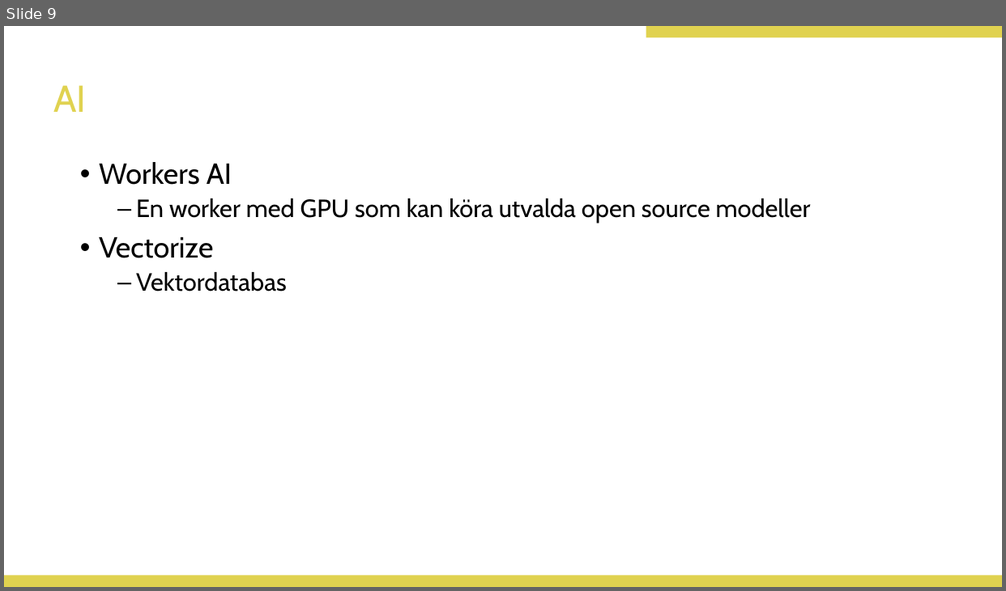
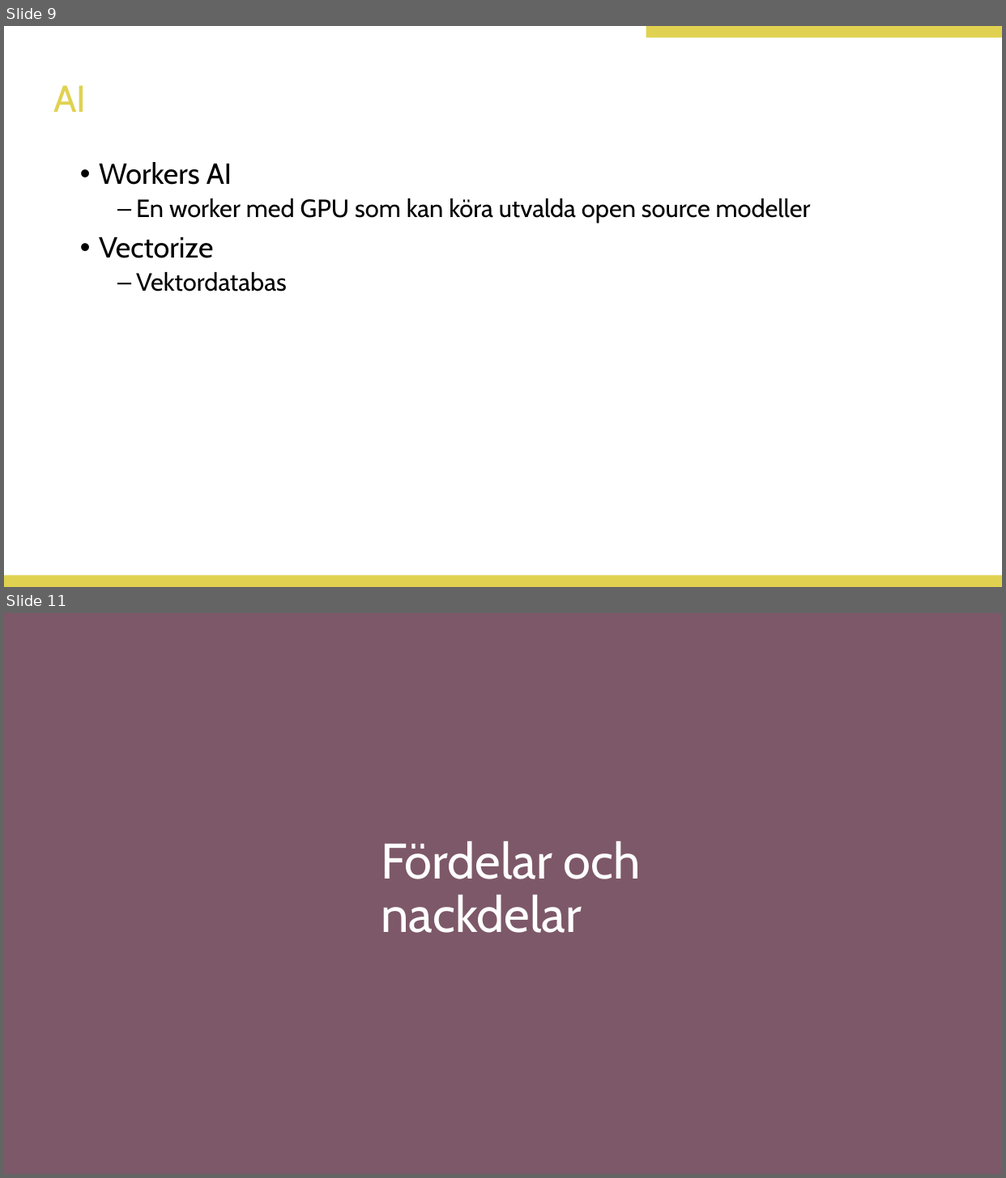
Before and after one commit to Doverstav/kitscon241, a slide deck: docs/presentation.pptx. Shown one above the other, each under a label of ours: slide 9 before the commit, slides 9 and 11 after it; the slides between them are not shown. The pictures are 1006x591 and 1006x1178 pixels, drawn with LibreOffice and Linux fonts; fonts in the diff are those of the drawing; background and template pictures are left out. Boxes give left, top, right and bottom in pixels: in the first picture for what was removed or moved away, otherwise in the second. Text is boxed around its words. In the diff, an @@ line names an element or a change of style, - is before the commit and + after.

```diff
--- a/docs/presentation.pptx
+++ b/docs/presentation.pptx
@@ slide 11 added at (4, 613, 1002, 1174), background #7D5868 @@
@@ rectangle added at (4, 613, 1002, 625), fill #7D5868 @@
@@ title added at (381, 841, 641, 933), 48 pt, text #FFFFFF @@
+Fördelar och nackdelar
```
Also in this commit, not shown: 5 slides changed, 8 other slides added, 7 slides removed, 1 other file.
